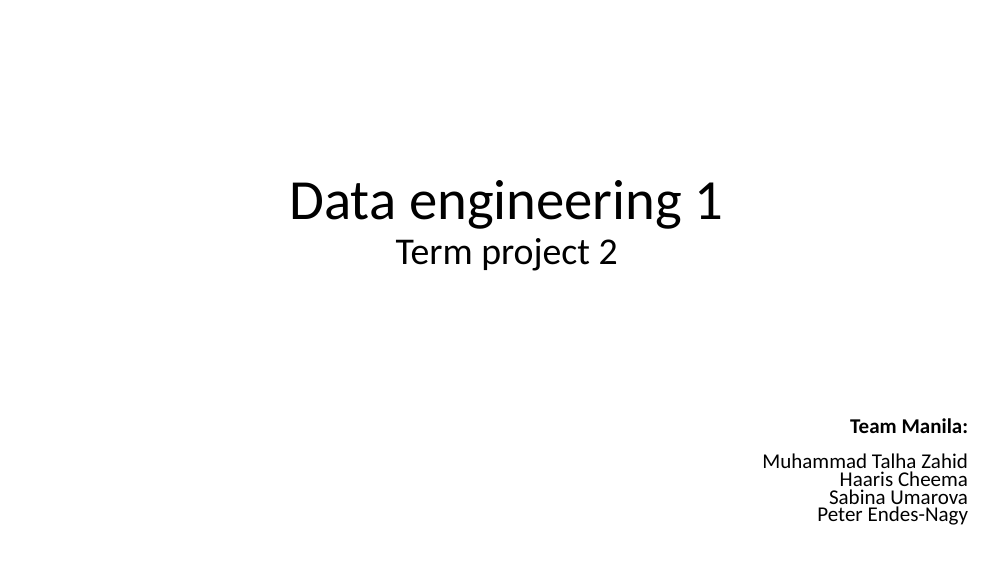
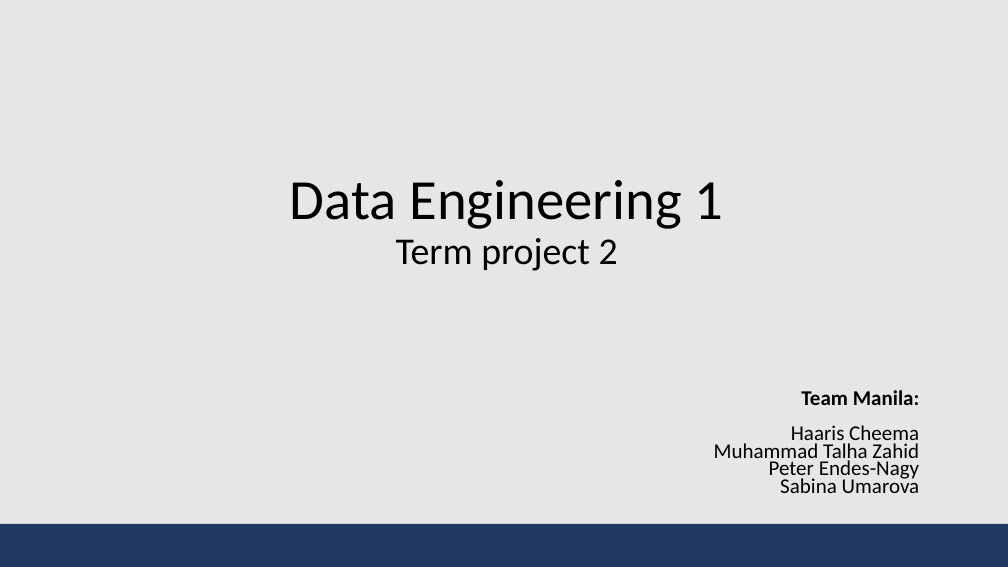
Before and after one commit to bmbln/Team_Manila, a slide deck: slide 1 of DE Term Project/DE_TermProject2_Presentation.pptx. Drawn at 1008x567 pixels with LibreOffice and Linux fonts; fonts in the diff are those of the drawing. Boxes give left, top, right and bottom in pixels: in the first picture for what was removed or moved away, otherwise in the second. Text is boxed around its words. In the diff, an @@ line names an element or a change of style, - is before the commit and + after.

```diff
--- a/DE Term Project/DE_TermProject2_Presentation.pptx
+++ b/DE Term Project/DE_TermProject2_Presentation.pptx
@@ background #FFFFFF to #E7E6E6 @@
@@ title at [290,180,724,271]: text changed @@
-Data engineering 1
-Term project 2
+Data Engineering 1
+Term project 2
@@ text "Team Manila:": place and size @@
-text "Team Manila:" at [762,418,969,525]
+text "Team Manila:" at [714,390,920,493]
@@ text at [791,425,919,446]: paragraph added @@
+Haaris Cheema
@@ text at [769,460,919,482]: text changed @@
-Haaris Cheema
+Peter Endes-Nagy
@@ text at [817,506,968,525]: paragraph removed @@
-Peter Endes-Nagy
@@ rectangle added at [0,524,1008,567], fill #203864 @@
```
Also in this commit, not shown: 5 other slides changed, 3 slides added, 1 slide removed.
